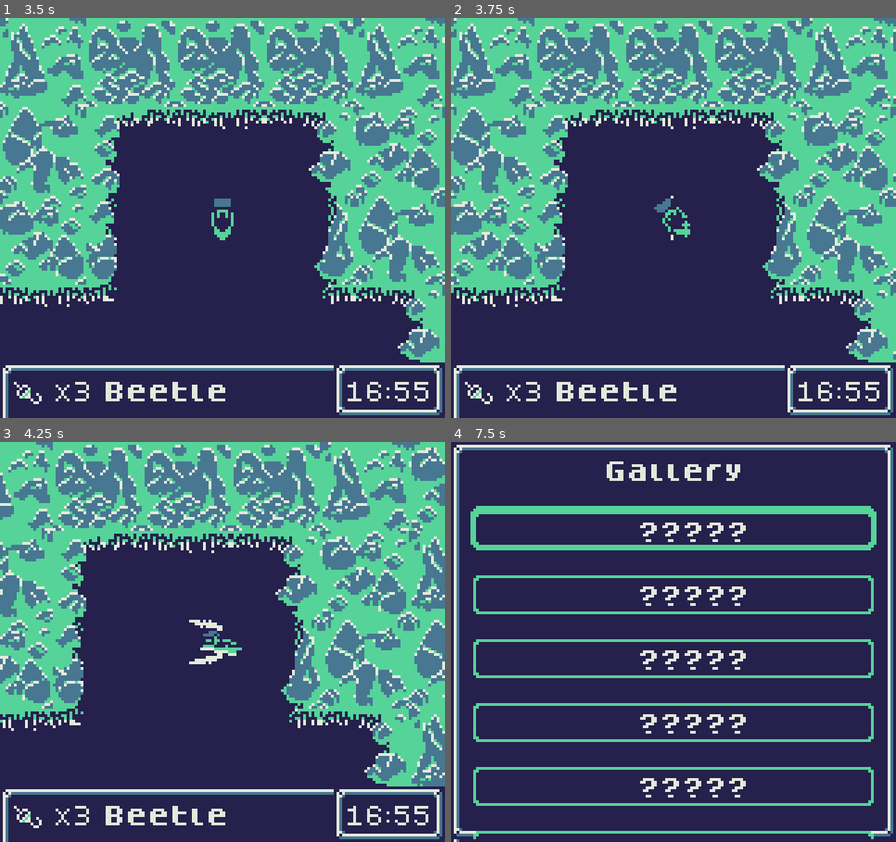
Above: before the commit, frames 1-4 (two rows, left to right).
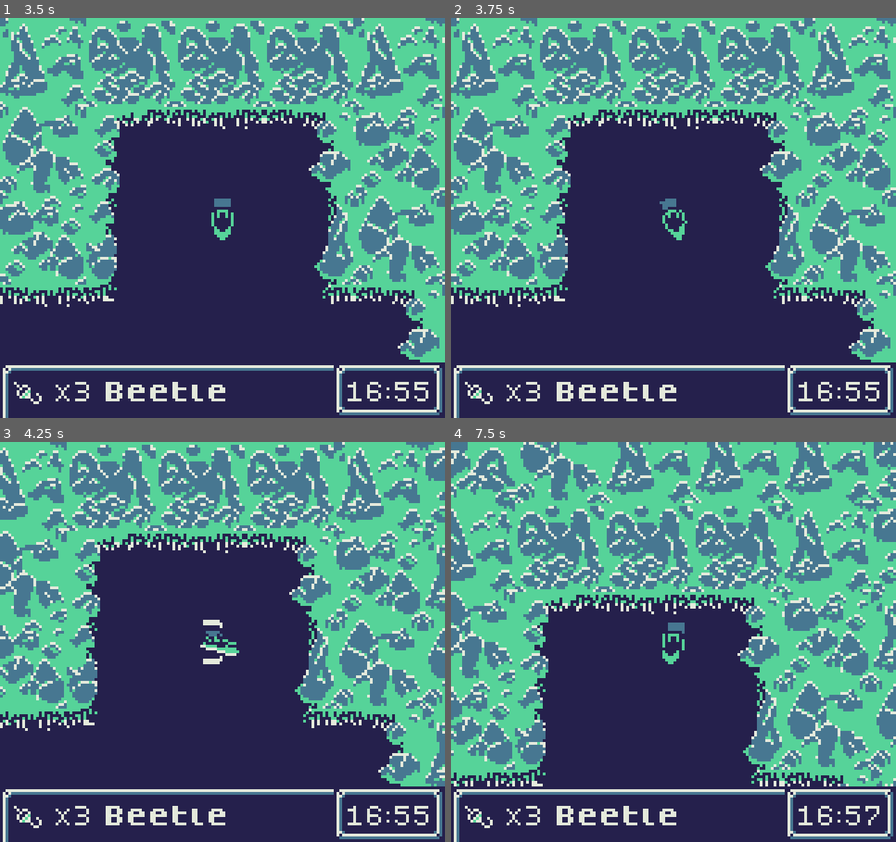
Above: after the commit, the same moments.

Repository: andrebariani/gbjam_12_spooky_fishing
Game: Godot game, scene res://scenes/ui/main_menu.tscn
Same seed, same stepped clock (60 frames per second), same inputs: the game is played once before the commit and once after it.
Inputs:
- Up to frame 1 (3.5 s): click "Start" at 0.5 s; hold Right (right) 1.28-2.03 s; tap Z (A) at 1.35 s; tap S (select) at 1.55, 2.1 s; tap Enter at 2 s; hold Down (down) 2.03-2.75 s; tap A (start) at 2.3 s; click "Start" at 2.75 s
- Up to frame 2 (3.75 s): tap A (start) at 3.5, 3.6 s; hold Right (right) from 3.53 s (still down)
- Up to frame 3 (4.25 s): keep holding Right (right); tap Z (A) at 3.8 s
- Up to frame 4 (7.5 s): release Right (right) at 4.28 s; hold Up (up) 4.28-5.03 s; tap Z (A) at 4.35, 6.05, 7.35 s; tap S (select) at 4.55, 5.85, 6.8 s; hold Left (left) 5.03-6.53 s; tap X (B) at 5.1 s; tap A (start) at 5.3, 5.75, 6.6, 7.25 s; hold Down (down) 6.53-7.28 s; hold Right (right) from 7.28 s (still down)

Frame 1 is identical in both runs. In frame 2, 15% of the frame differs, in the area x 0-100%, y 0-87%; in frame 3, 29%; in frame 4, 67%, in the area x 0-100%, y 0-100%.

Commit message:
more feesh

Diff:
--- a/scenes/entities/fish/Candiru.tres
+++ b/scenes/entities/fish/Candiru.tres
@@ -1,13 +1,15 @@
-[gd_resource type="Resource" script_class="FishData" load_steps=4 format=3 uid="uid://hfrlgdhm8knk"]
+[gd_resource type="Resource" script_class="FishData" load_steps=5 format=3 uid="uid://hfrlgdhm8knk"]
 
 [ext_resource type="Resource" uid="uid://dsq7w47c4m61i" path="res://scenes/items/beetle.tres" id="1_jx1br"]
 [ext_resource type="Script" path="res://scenes/entities/fish/fish_data.gd" id="1_pa6va"]
+[ext_resource type="Texture2D" uid="uid://bt6gfcrm1ujy0" path="res://assets/fish_icon.png" id="2_22s1a"]
 [ext_resource type="Texture2D" uid="uid://dh1ytfrnfkg7i" path="res://assets/wave_1.png" id="3_ubt47"]
 
 [resource]
 script = ExtResource("1_pa6va")
 id = &"candiru"
 name = "Candiru"
+icon = ExtResource("2_22s1a")
 sprite = ExtResource("3_ubt47")
 description = "It breaches through the flesh and feasts on its prey from the inside out."
 bait = ExtResource("1_jx1br")
--- a/scenes/entities/fish/Lungfish.tres
+++ b/scenes/entities/fish/Lungfish.tres
@@ -1,13 +1,15 @@
-[gd_resource type="Resource" script_class="FishData" load_steps=4 format=3 uid="uid://dqvg82tmdvvr3"]
+[gd_resource type="Resource" script_class="FishData" load_steps=5 format=3 uid="uid://dqvg82tmdvvr3"]
 
 [ext_resource type="Script" path="res://scenes/entities/fish/fish_data.gd" id="1_4e5v4"]
 [ext_resource type="Resource" uid="uid://do6402ag5uvm5" path="res://scenes/items/maggot.tres" id="1_ahw2q"]
+[ext_resource type="Texture2D" uid="uid://bt6gfcrm1ujy0" path="res://assets/fish_icon.png" id="2_e323k"]
 [ext_resource type="Texture2D" uid="uid://uxjkd1thsbg0" path="res://assets/test-sprite.png" id="3_lu1k4"]
 
 [resource]
 script = ExtResource("1_4e5v4")
 id = &"lungfish"
 name = "Piramboia"
+icon = ExtResource("2_e323k")
 sprite = ExtResource("3_lu1k4")
 description = "A snake-like fish with a nasty bite."
 bait = ExtResource("1_ahw2q")
--- a/scenes/entities/fish/Redrum.tres
+++ b/scenes/entities/fish/Redrum.tres
@@ -1,12 +1,14 @@
-[gd_resource type="Resource" script_class="FishData" load_steps=3 format=3 uid="uid://dnychxls0ov2c"]
+[gd_resource type="Resource" script_class="FishData" load_steps=4 format=3 uid="uid://dnychxls0ov2c"]
 
 [ext_resource type="Resource" uid="uid://do6402ag5uvm5" path="res://scenes/items/maggot.tres" id="1_6ogot"]
 [ext_resource type="Script" path="res://scenes/entities/fish/fish_data.gd" id="1_nl5b8"]
+[ext_resource type="Texture2D" uid="uid://bt6gfcrm1ujy0" path="res://assets/fish_icon.png" id="2_lljai"]
 
 [resource]
 script = ExtResource("1_nl5b8")
 id = &"redrum"
 name = "Redrum Bass"
+icon = ExtResource("2_lljai")
 description = "A fish completely covered in red, believed to be a bad omen."
 bait = ExtResource("1_6ogot")
 stamina = 0.0
--- a/scenes/entities/fish/ZombieWrasse.tres
+++ b/scenes/entities/fish/ZombieWrasse.tres
@@ -1,13 +1,15 @@
-[gd_resource type="Resource" script_class="FishData" load_steps=4 format=3 uid="uid://c2qvl1oea71dt"]
+[gd_resource type="Resource" script_class="FishData" load_steps=5 format=3 uid="uid://c2qvl1oea71dt"]
 
 [ext_resource type="Resource" uid="uid://do6402ag5uvm5" path="res://scenes/items/maggot.tres" id="1_1i5le"]
 [ext_resource type="Script" path="res://scenes/entities/fish/fish_data.gd" id="1_vxb0g"]
+[ext_resource type="Texture2D" uid="uid://bt6gfcrm1ujy0" path="res://assets/fish_icon.png" id="2_hncna"]
 [ext_resource type="Texture2D" uid="uid://c17i05lxtsvoa" path="res://assets/fish/fishstein.png" id="3_rtkj0"]
 
 [resource]
 script = ExtResource("1_vxb0g")
 id = &"wrasse"
 name = "Zombie Wrasse"
+icon = ExtResource("2_hncna")
 sprite = ExtResource("3_rtkj0")
 description = "A slow but agressive creature. It won't stop until it devours all."
 bait = ExtResource("1_1i5le")
--- a/scenes/test_scene.tscn
+++ b/scenes/test_scene.tscn
@@ -16,6 +16,7 @@
 [ext_resource type="Resource" uid="uid://c5n0o04oq4p35" path="res://scenes/entities/fish/Clown.tres" id="10_g60ow"]
 [ext_resource type="AudioStream" uid="uid://dom7qi8urmawc" path="res://assets/sounds/music/zone_1.mp3" id="10_lm157"]
 [ext_resource type="Resource" uid="uid://bts3u0vfq5bhl" path="res://scenes/entities/fish/Osteochthys.tres" id="11_46t7s"]
+[ext_resource type="AudioStream" uid="uid://dt8fm5s3i1rr1" path="res://assets/sounds/music/zone_2.mp3" id="11_wxcle"]
 [ext_resource type="Resource" uid="uid://c4evmutjldcjc" path="res://scenes/entities/fish/Fishstein.tres" id="12_67s2i"]
 [ext_resource type="TileSet" uid="uid://dywk1er1582ho" path="res://scenes/tilset/test_tileset.tres" id="13_6uhf7"]
 [ext_resource type="Script" path="res://scenes/items/bait_data.gd" id="13_cwl87"]
@@ -55,7 +56,7 @@
 tile_map_data = PackedByteArray("AAAiAOr/AAABAAEAAAAiAOv/AAABAAEAAAAiAOz/AAABAAEAAAAiAO3/AAABAAEAAAAiAO7/AAABAAEAAAAiAO …(5456 unchanged characters)…
 
 [node name="music" parent="World/DoomLagoon" index="3"]
-stream = ExtResource("7_dc35u")
+stream = ExtResource("11_wxcle")
 
 [node name="ForsakenPond" parent="World" instance=ExtResource("6_stfgv")]
 zone_name = "Forsaken Pond"
--- a/scenes/ui/fish_reeling_scene.tscn
+++ b/scenes/ui/fish_reeling_scene.tscn
@@ -77,8 +77,8 @@
 "values": [Vector2(-550, 5), Vector2(-500, 5)]
 }
 
-[sub_resource type="Animation" id="Animation_pxqx0"]
-resource_name = "transition"
+[sub_resource type="Animation" id="Animation_vr56o"]
+resource_name = "end"
 length = 1.5
 tracks/0/type = "value"
 tracks/0/imported = false
@@ -93,8 +93,8 @@
 "values": [Color(0.145098, 0.12549, 0.298039, 1), Color(0.278431, 0.466667, 0.568627, 1), Color(0.898039, 0.917647, 0.862745, 1)]
 }
 
-[sub_resource type="Animation" id="Animation_vr56o"]
-resource_name = "end"
+[sub_resource type="Animation" id="Animation_pxqx0"]
+resource_name = "transition"
 length = 1.5
 tracks/0/type = "value"
 tracks/0/imported = false
@@ -148,6 +148,7 @@
 hframes = 2
 
 [node name="Debug" type="Control" parent="."]
+visible = false
 layout_mode = 3
 anchors_preset = 0
 offset_right = 40.0
--- a/scenes/ui/game_menu.gd
+++ b/scenes/ui/game_menu.gd
@@ -27,7 +27,7 @@
 func _physics_process(_delta):
 	timerLabel.text = "%02d:%02d" % [WorldTime.hours, WorldTime.minutes]
 
-	start = Input.is_action_just_released('select')
+	start = Input.is_action_just_released('start')
 
 	if start:
 		show_gallery()
Not shown: 1 places in scenes/test_scene.tscn that only renumber resources
